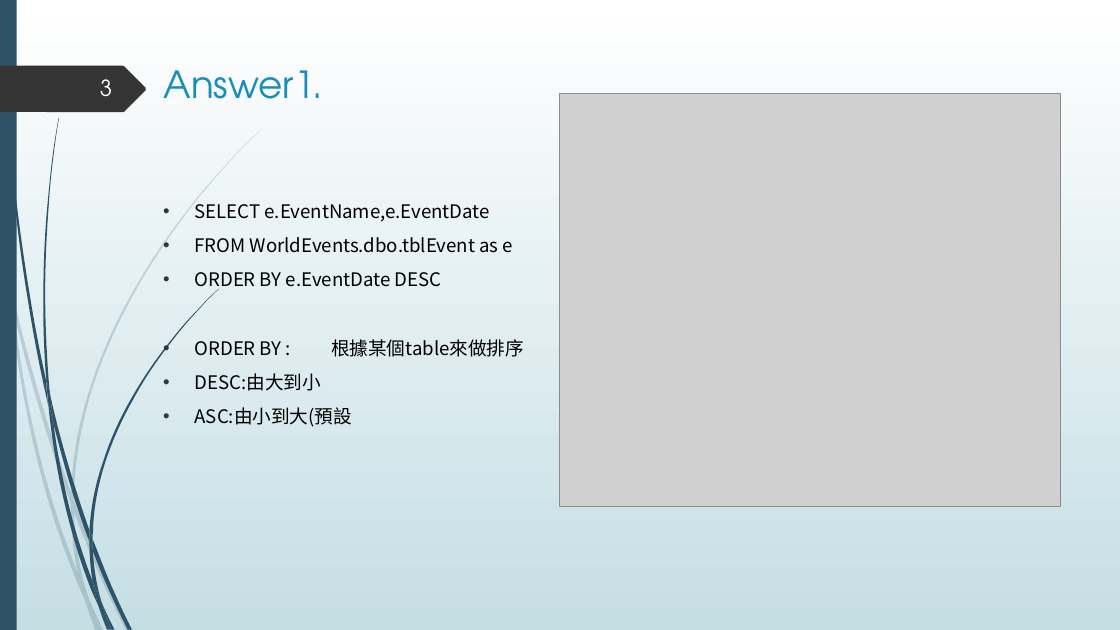
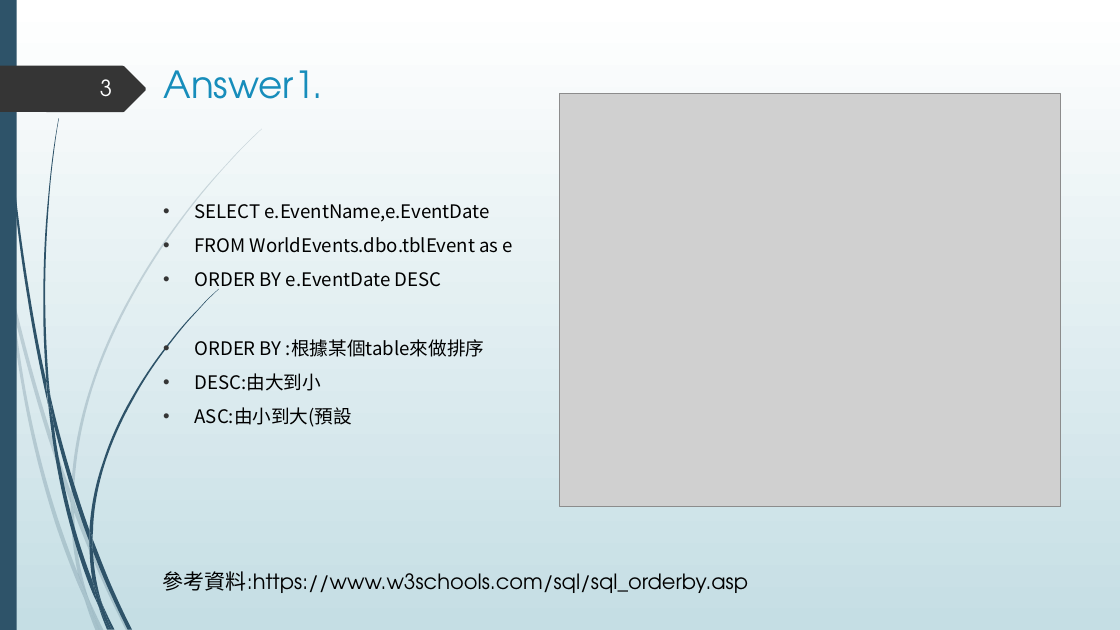
Before and after one commit to hsu0808/mssql-learning-2023-summer, a slide deck: slide 3 of sql answer.pptx. Drawn at 1120x630 pixels with LibreOffice and Linux fonts; fonts in the diff are those of the drawing; grey boxes stand for pictures. Boxes give left, top, right and bottom in pixels: in the first picture for what was removed or moved away, otherwise in the second. Text is boxed around its words. In the diff, an @@ line names an element or a change of style, - is before the commit and + after.

Commit message:
2023/07/18
Q2 done

```diff
--- a/sql answer.pptx
+++ b/sql answer.pptx
@@ text at (x1=195, y1=204, x2=513, y2=427): font Noto Sans CJK TC to Noto Sans CJK SC in "SELECT e.EventName,e.EventDate", "FROM WorldEvents.dbo.tblEvent as e", "ORDER BY e.EventDate DESC", "DESC:由大到小" and 1 more places @@
@@ text at (x1=195, y1=339, x2=484, y2=357): text changed; font Noto Sans CJK TC to Noto Sans CJK SC @@
-• ORDER BY : 根據某個table來做排序
+• ORDER BY :根據某個table來做排序
@@ text added at (x1=163, y1=571, x2=748, y2=593), 18 pt, text #000000 @@
+參考資料:https://www.w3schools.com/sql/sql_orderby.asp
```
Also in this commit, not shown: 1 other slide changed, 2 slides added.
